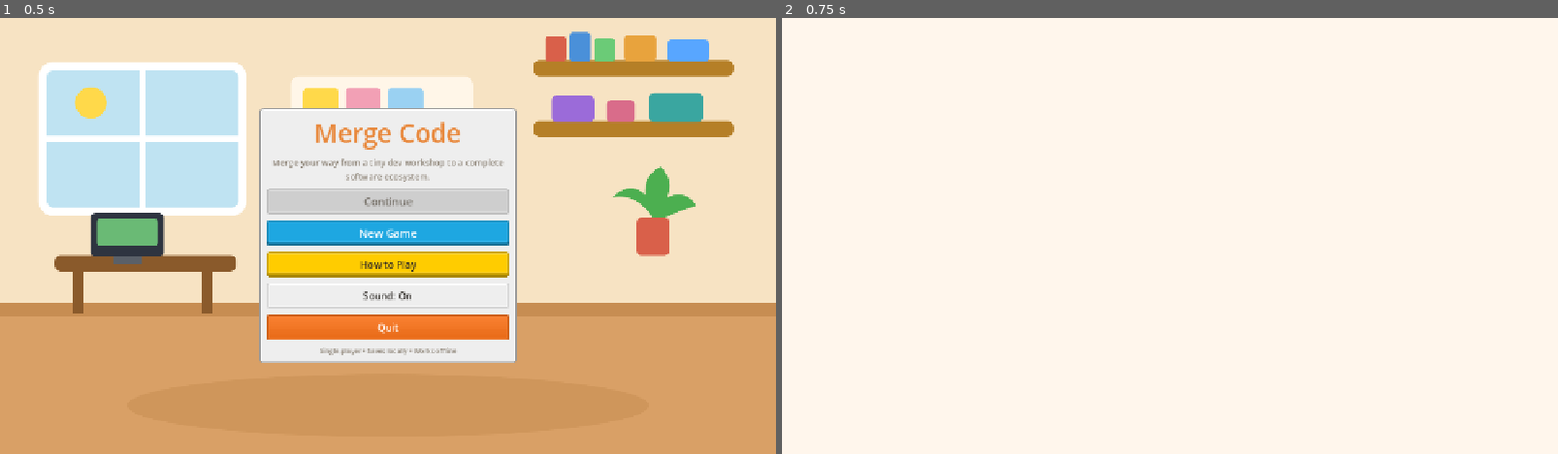
Above: before the commit, frames 1-2 (left to right).
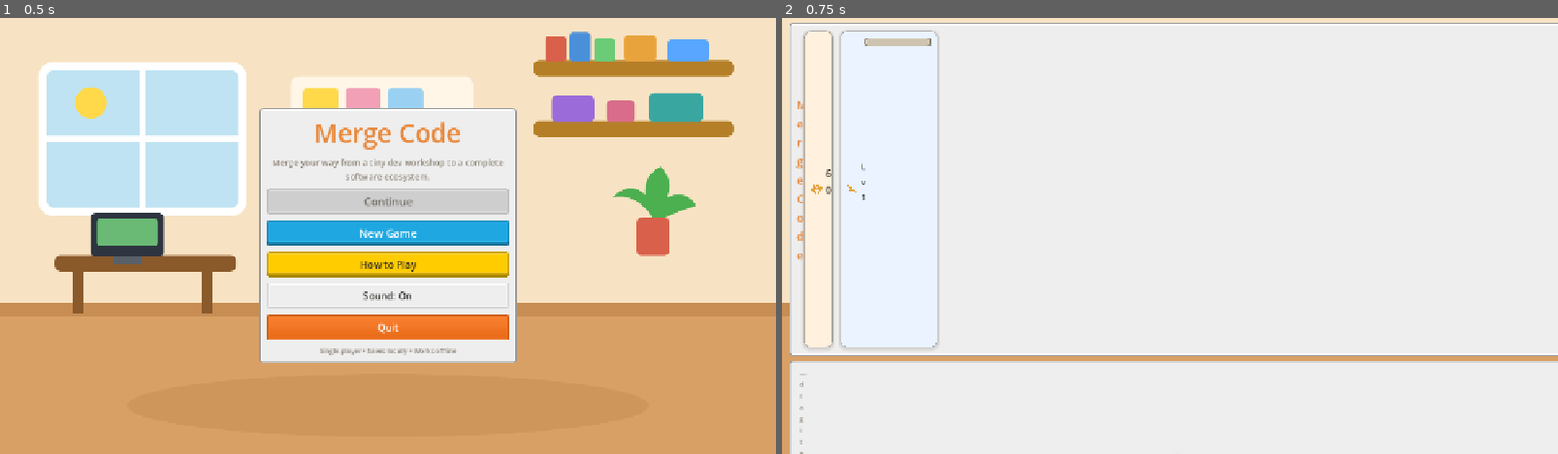
Above: after the commit, the same moments.

Repository: flessan/mergecode
Game: Godot game, scene res://scenes/main_menu.tscn
Same seed, same stepped clock (60 frames per second), same inputs: the game is played once before the commit and once after it.
Inputs:
- Up to frame 1 (0.5 s): no input
- Up to frame 2 (0.75 s): click "New Game" at 0.5 s

Frame 1 is identical in both runs. In frame 2, 6.0% of the frame differs, in the area x 0-100%, y 0-100%.
Error before the commit: Parse Error: Function "set_selected_cell()" not found in base self. (res://scripts/board.gd:167)

Commit message:
Restore Board selection and burst methods dropped by the board rewrite
The measured-layout rewrite of board.gd removed the entire selection
section, so every call site failed Godot's parse check:

- board.gd (itself): set_selected_cell() at the tile-click, move,
  merge and swap paths, and spawn_burst() on merge
- main.gd: board.selected_cell() had no typed return to infer from,
  so both 'var selected :=' sites failed too

Restore them as real Board-owned behaviour, not stubs:
selected_cell() / set_selected_cell(cell) own the selection state
again (out-of-range clears instead of leaving a phantom selection,
selection frames re-applied to every live tile, rebuilt tiles keep
the frame, loading a board clears selection), and spawn_burst(cell)
recreates the starburst pop on the target cell. main.gd now
annotates 'var selected: int' explicitly at both call sites.

Diff:
--- a/scripts/board.gd
+++ b/scripts/board.gd
@@ -44,6 +44,37 @@
 func refresh_locks() -> void:
 	_update_visibility()
 	_relayout()
+
+# --- Selection (Board owns it: Board owns the tile instances) ----------------
+
+func selected_cell() -> int:
+	return _selected_cell
+
+func set_selected_cell(cell: int) -> void:
+	# -1 clears the selection. Any other value must be a real board slot;
+	# out-of-range values clear instead of leaving a phantom selection.
+	if cell < -1 or cell >= GameStateStore.instance.BOARD_MAX_CELLS:
+		cell = -1
+	_selected_cell = cell
+	for c in _tiles:
+		_tiles[c].set_selected(int(c) == cell)
+
+## Merge / reward pop effect on a cell. Kept on Board (not the main scene)
+## because Board owns the cell nodes the burst is parented to.
+func spawn_burst(cell: int) -> void:
+	if cell < 0 or cell >= _cells.size():
+		return
+	var burst := UiStyle.icon_rect("res://assets/sprites/effects/starburst.svg", Vector2(30, 30), Color.WHITE)
+	burst.set_anchors_preset(Control.PRESET_CENTER)
+	_cells[cell].add_child(burst)
+	burst.scale = Vector2(0.3, 0.3)
+	burst.pivot_offset = Vector2(15, 15)
+	burst.mouse_filter = Control.MOUSE_FILTER_IGNORE
+	var tween := create_tween()
+	tween.set_parallel(true)
+	tween.tween_property(burst, "scale", Vector2(2.6, 2.6), 0.45).set_trans(Tween.TRANS_BACK).set_ease(Tween.EASE_OUT)
+	tween.tween_property(burst, "modulate:a", 0.0, 0.5)
+	tween.chain().tween_callback(burst.queue_free)
 
 func _update_visibility() -> void:
 	var shown := visible_rows() * _column_count
@@ -158,6 +189,8 @@
 	tile.set_anchors_preset(Control.PRESET_FULL_RECT)
 	_cells[cell].add_child(tile)
 	_tiles[cell] = tile
+	# A rebuilt tile (move/swap/merge result) keeps the selection frame.
+	tile.set_selected(cell == _selected_cell)
 	tile.set_compact(_cell_px > 0 and _cell_px < 64)
 	tile.tile_clicked.connect(_on_tile_clicked)
 	if animate:
@@ -267,6 +300,7 @@
 	return out
 
 func load_items(saved: Array) -> void:
+	_selected_cell = -1
 	cells_items.clear()
 	for cell in _tiles:
 		_tiles[cell].queue_free()
--- a/scripts/main.gd
+++ b/scripts/main.gd
@@ -498,7 +498,7 @@
 	_sell_btn.disabled = false
 
 func _sync_selection_from_board() -> void:
-	var selected := board.selected_cell()
+	var selected: int = board.selected_cell()
 	if selected < 0 or not board.cells_items.has(selected):
 		_clear_selection()
 	else:
@@ -514,7 +514,7 @@
 	_sell_btn.disabled = true
 
 func _on_sell_selected() -> void:
-	var selected := board.selected_cell()
+	var selected: int = board.selected_cell()
 	if selected < 0 or not board.cells_items.has(selected):
 		return
 	var item_id := str(board.cells_items[selected])
